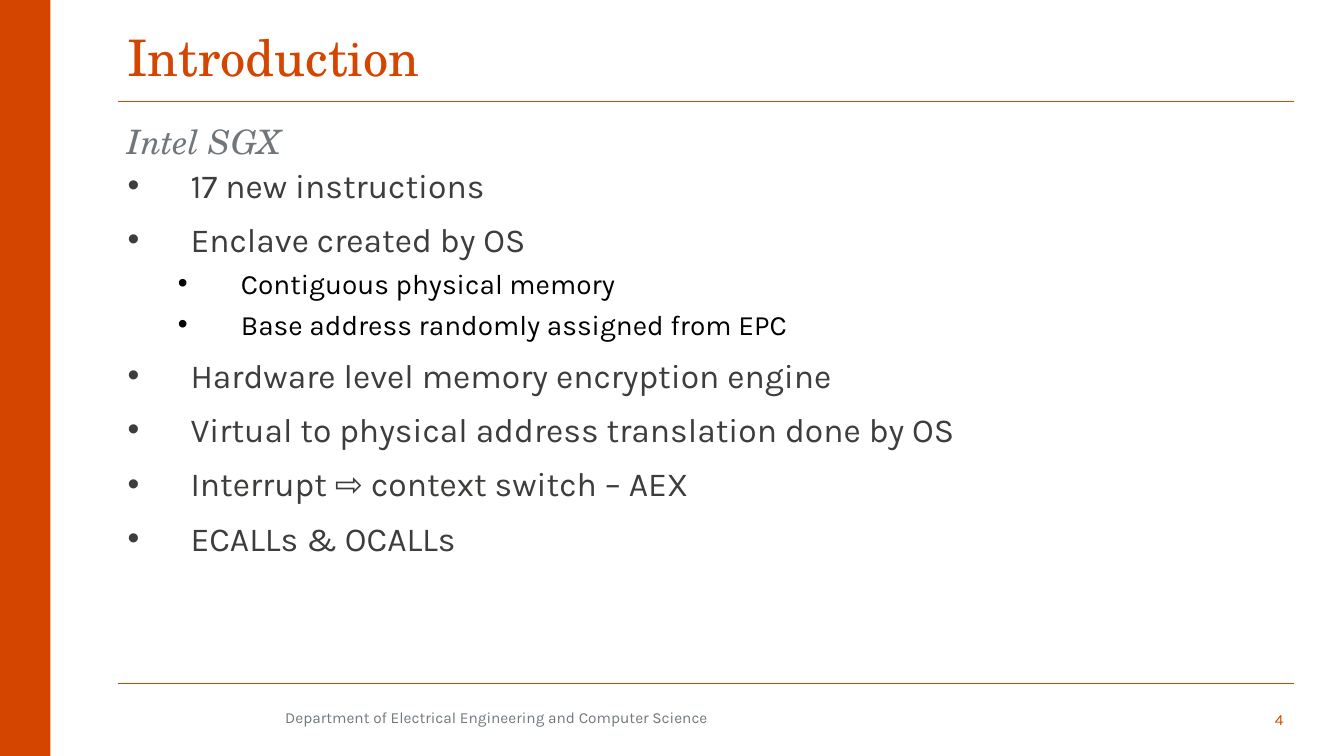
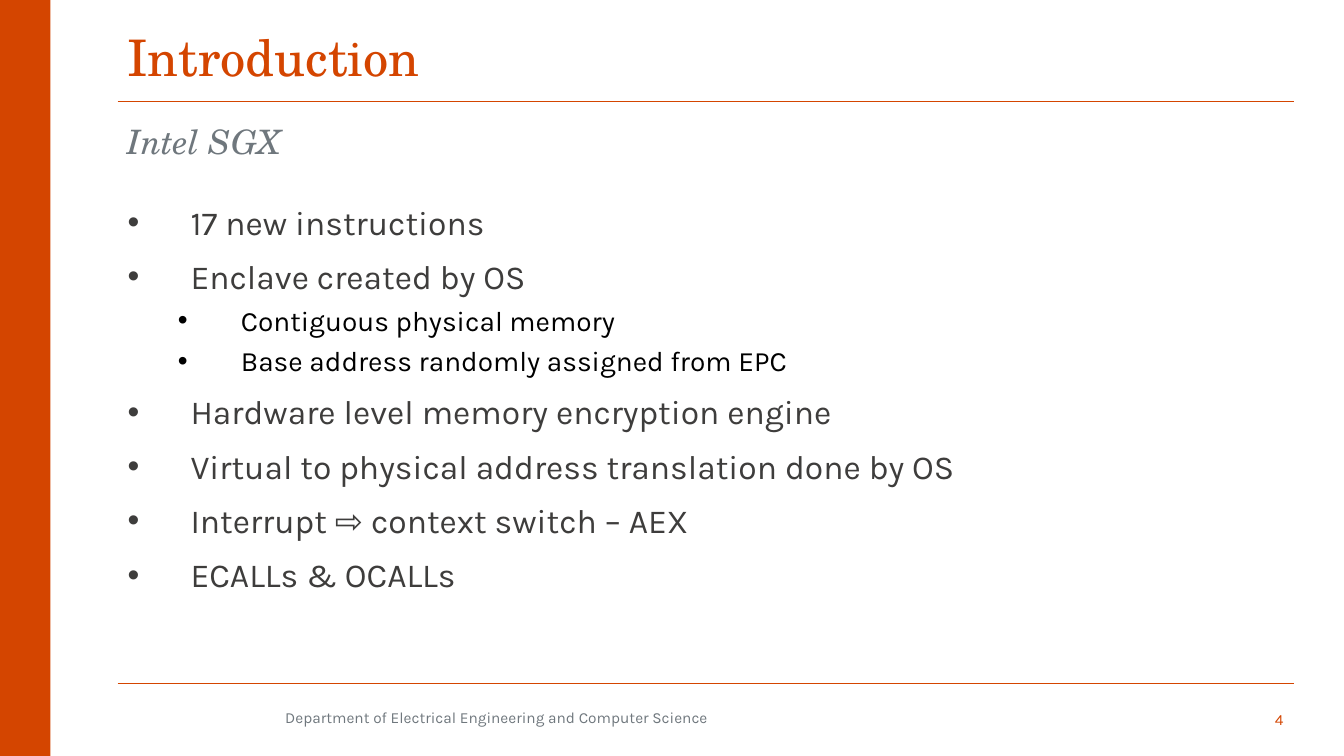
Before and after one commit to aminfallahi/A-Survey-on-SGX-Enclave-Privileged-Side-Channel-Attacks, a slide deck: slide 4 of Presentation/qe2.pptx. Drawn at 1344x756 pixels with LibreOffice and Linux fonts; fonts in the diff are those of the drawing; background and template pictures are left out. Boxes give left, top, right and bottom in pixels: in the first picture for what was removed or moved away, otherwise in the second. Text is boxed around its words. In the diff, an @@ line names an element or a change of style, - is before the commit and + after.

Commit message:
final

```diff
--- a/Presentation/qe2.pptx
+++ b/Presentation/qe2.pptx
@@ text "17 new instructions": place and size @@
-text "17 new instructions" at (191, 175, 954, 552)
+text "17 new instructions" at (191, 212, 954, 588)
```
